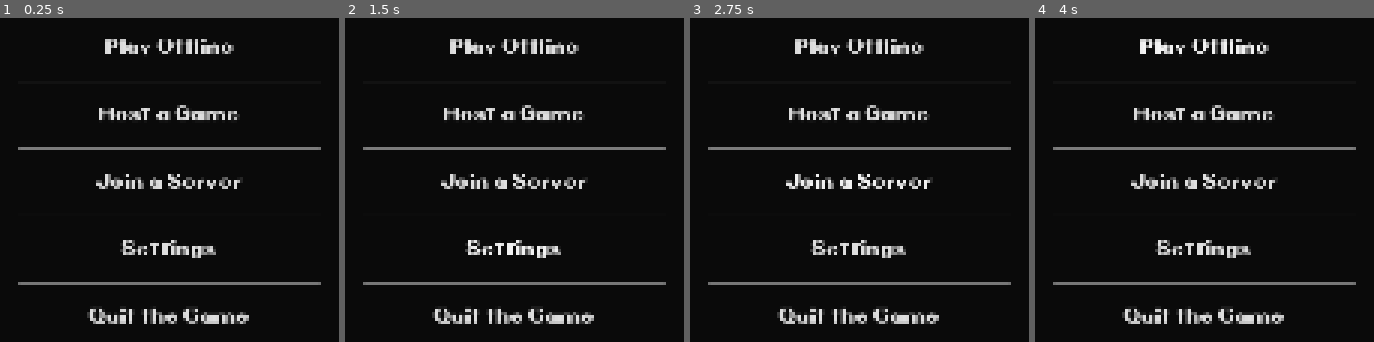
Above: before the commit, frames 1-4 (left to right).
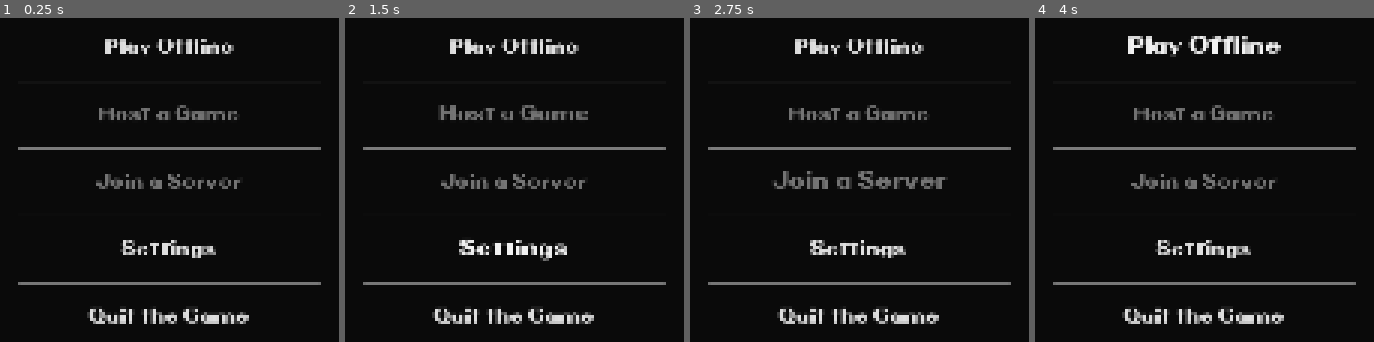
Above: after the commit, the same moments.

Repository: fonjik101/TicTacGo
Game: Godot game, scene res://Scenes/Menu.tscn
Two runs of this game, one before a commit and one after it. Both use one fixed random seed, a clock stepped at 60 frames per second and the inputs below.
Inputs (mouse positions are in pixels of both pictures, inside the frame that each line leads up to):
- Up to frame 1 (0.25 s): no input
- Up to frame 2 (1.5 s): click (514, 115) at 0.5 s, where only the run before the commit has a clickable "Host a Game"; click "Settings" at 1.25 s
- Up to frame 3 (2.75 s): click (859, 180) at 2 s, where only the run before the commit has a clickable "Join a Server"
- Up to frame 4 (4 s): click "Play Offline" at 2.75 s; click "Play Offline" at 3.5 s

The runs differ from the first frame. In frame 1, 1.7% of the frame differs, in the area x 28-71%, y 26-53%; in frame 2, 2.9%; in frame 3, 2.7%; in frame 4, 3.2%, in the area x 27-73%, y 5-53%.

Commit message:
Cleared up unnecessary files and added a bit of flavor to the main menu

Diff:
--- a/Scenes/Menu.tscn
+++ b/Scenes/Menu.tscn
@@ -32,65 +32,87 @@
 grow_vertical = 2
 theme_override_styles/panel = SubResource("StyleBoxEmpty_ly0qa")
 
-[node name="Buttons" type="VBoxContainer" parent="Interactables" unique_id=985321656]
-layout_mode = 1
-anchors_preset = 15
-anchor_right = 1.0
-anchor_bottom = 1.0
+[node name="Play" type="Button" parent="Interactables" unique_id=512130080]
+layout_mode = 0
 offset_left = 840.0
-offset_right = -840.0
-grow_horizontal = 2
-grow_vertical = 2
-alignment = 1
-
-[node name="Play" type="Button" parent="Interactables/Buttons" unique_id=512130080]
-layout_mode = 2
+offset_top = 419.0
+offset_right = 1080.0
+offset_bottom = 445.0
 theme_override_fonts/font = ExtResource("2_fnnrj")
+theme_override_font_sizes/font_size = 16
 text = "Play Offline"
 flat = true
 
-[node name="Separator" type="HSeparator" parent="Interactables/Buttons" unique_id=1737638677]
-layout_mode = 2
+[node name="Separator" type="HSeparator" parent="Interactables" unique_id=1737638677]
+layout_mode = 0
+offset_left = 840.0
+offset_top = 449.0
+offset_right = 1080.0
+offset_bottom = 469.0
 theme_override_constants/separation = 20
 
-[node name="Host" type="Button" parent="Interactables/Buttons" unique_id=527789535]
-layout_mode = 2
+[node name="Host" type="Button" parent="Interactables" unique_id=527789535]
+layout_mode = 0
+offset_left = 840.0
+offset_top = 473.0
+offset_right = 1080.0
+offset_bottom = 499.0
 theme_override_fonts/font = ExtResource("2_fnnrj")
+disabled = true
 text = "Host a Game"
 flat = true
 
-[node name="Separator2" type="HSeparator" parent="Interactables/Buttons" unique_id=1456961540]
-layout_mode = 2
+[node name="Separator2" type="HSeparator" parent="Interactables" unique_id=1456961540]
+layout_mode = 0
+offset_left = 840.0
+offset_top = 503.0
+offset_right = 1080.0
+offset_bottom = 523.0
 theme_override_constants/separation = 20
 
-[node name="Join" type="Button" parent="Interactables/Buttons" unique_id=1818471163]
-layout_mode = 2
+[node name="Join" type="Button" parent="Interactables" unique_id=1818471163]
+layout_mode = 0
+offset_left = 840.0
+offset_top = 527.0
+offset_right = 1080.0
+offset_bottom = 553.0
 theme_override_fonts/font = ExtResource("2_fnnrj")
+disabled = true
 text = "Join a Server"
 flat = true
 
-[node name="Separator3" type="HSeparator" parent="Interactables/Buttons" unique_id=574651368]
-layout_mode = 2
+[node name="Separator3" type="HSeparator" parent="Interactables" unique_id=574651368]
+layout_mode = 0
+offset_left = 840.0
+offset_top = 557.0
+offset_right = 1080.0
+offset_bottom = 577.0
 theme_override_constants/separation = 20
 
-[node name="Settings" type="Button" parent="Interactables/Buttons" unique_id=1047709478]
-layout_mode = 2
+[node name="Settings" type="Button" parent="Interactables" unique_id=1047709478]
+layout_mode = 0
+offset_left = 840.0
+offset_top = 581.0
+offset_right = 1080.0
+offset_bottom = 607.0
 theme_override_fonts/font = ExtResource("2_fnnrj")
 text = "Settings"
 flat = true
 
-[node name="Separator4" type="HSeparator" parent="Interactables/Buttons" unique_id=1200229940]
-layout_mode = 2
+[node name="Separator4" type="HSeparator" parent="Interactables" unique_id=1200229940]
+layout_mode = 0
+offset_left = 840.0
+offset_top = 611.0
+offset_right = 1080.0
+offset_bottom = 631.0
 theme_override_constants/separation = 20
 
-[node name="Quit" type="Button" parent="Interactables/Buttons" unique_id=1467752409]
-layout_mode = 2
+[node name="Quit" type="Button" parent="Interactables" unique_id=1467752409]
+layout_mode = 0
+offset_left = 840.0
+offset_top = 635.0
+offset_right = 1080.0
+offset_bottom = 661.0
 theme_override_fonts/font = ExtResource("2_fnnrj")
 text = "Quit the Game"
 flat = true
-
-[connection signal="pressed" from="Interactables/Buttons/Play" to="." method="_on_play_pressed"]
-[connection signal="pressed" from="Interactables/Buttons/Host" to="." method="_on_host_pressed"]
-[connection signal="pressed" from="Interactables/Buttons/Join" to="." method="_on_join_pressed"]
-[connection signal="pressed" from="Interactables/Buttons/Settings" to="." method="_on_settings_pressed"]
-[connection signal="pressed" from="Interactables/Buttons/Quit" to="." method="_on_quit_pressed"]
--- a/Scenes/World.tscn
+++ /dev/null
@@ -1,198 +0,0 @@
-[gd_scene format=3 uid="uid://glrj8vwv5tb0"]
-
-[ext_resource type="Script" uid="uid://bv5y40rtup8ss" path="res://Scripts/start_squence.gd" id="1_45d1s"]
-[ext_resource type="Texture2D" uid="uid://cokxrpwromvw5" path="res://Assets/Map/Elevator.png" id="1_j0p05"]
-[ext_resource type="PackedScene" uid="uid://d1uk2ejlaf103" path="res://Scenes/Tikky.tscn" id="2_5nsto"]
-[ext_resource type="Texture2D" uid="uid://buugl4u5hoe23" path="res://Assets/Map/Elevator Door.png" id="2_gjpho"]
-[ext_resource type="Texture2D" uid="uid://bp6vx3u062svt" path="res://Assets/Map/Placeholder Tiles.png" id="3_p70al"]
-[ext_resource type="Texture2D" uid="uid://dcfrjp1r85xq6" path="res://Assets/Animations/wait.png" id="4_y7y61"]
-
-[sub_resource type="Animation" id="Animation_p70al"]
-length = 0.001
-tracks/0/type = "value"
-tracks/0/imported = false
-tracks/0/enabled = true
-tracks/0/path = NodePath("../Tikky:visible")
-tracks/0/interp = 1
-tracks/0/loop_wrap = true
-tracks/0/keys = {
-"times": PackedFloat32Array(0),
-"transitions": PackedFloat32Array(1),
-"update": 1,
-"values": [false]
-}
-tracks/1/type = "value"
-tracks/1/imported = false
-tracks/1/enabled = true
-tracks/1/path = NodePath("Elevator:position")
-tracks/1/interp = 1
-tracks/1/loop_wrap = true
-tracks/1/keys = {
-"times": PackedFloat32Array(0),
-"transitions": PackedFloat32Array(1),
-"update": 0,
-"values": [Vector2(53.999996, -1236.0001)]
-}
-tracks/2/type = "value"
-tracks/2/imported = false
-tracks/2/enabled = true
-tracks/2/path = NodePath("Door:position")
-tracks/2/interp = 1
-tracks/2/loop_wrap = true
-tracks/2/keys = {
-"times": PackedFloat32Array(0),
-"transitions": PackedFloat32Array(1),
-"update": 0,
-"values": [Vector2(54.000004, -25)]
-}
-tracks/3/type = "value"
-tracks/3/imported = false
-tracks/3/enabled = true
-tracks/3/path = NodePath("Door:scale")
-tracks/3/interp = 1
-tracks/3/loop_wrap = true
-tracks/3/keys = {
-"times": PackedFloat32Array(0),
-"transitions": PackedFloat32Array(1),
-"update": 0,
-"values": [Vector2(0.745, 0.75)]
-}
-tracks/4/type = "value"
-tracks/4/imported = false
-tracks/4/enabled = true
-tracks/4/path = NodePath("Wait:visible")
-tracks/4/interp = 1
-tracks/4/loop_wrap = true
-tracks/4/keys = {
-"times": PackedFloat32Array(0),
-"transitions": PackedFloat32Array(1),
-"update": 1,
-"values": [false]
-}
-
-[sub_resource type="Animation" id="Animation_gjpho"]
-resource_name = "StartSquence"
-length = 6.0
-step = 0.1
-tracks/0/type = "value"
-tracks/0/imported = false
-tracks/0/enabled = true
-tracks/0/path = NodePath("../Tikky:visible")
-tracks/0/interp = 1
-tracks/0/loop_wrap = true
-tracks/0/keys = {
-"times": PackedFloat32Array(0, 1.01, 5),
-"transitions": PackedFloat32Array(1, 1, 1),
-"update": 1,
-"values": [false, false, true]
-}
-tracks/1/type = "value"
-tracks/1/imported = false
-tracks/1/enabled = true
-tracks/1/path = NodePath("Elevator:position")
-tracks/1/interp = 1
-tracks/1/loop_wrap = true
-tracks/1/keys = {
-"times": PackedFloat32Array(0, 0.9, 1, 5, 6),
-"transitions": PackedFloat32Array(0.5, 0.5, 2, 2, 0.5),
-"update": 0,
-"values": [Vector2(53.999996, -3967), Vector2(53.999996, -3967), Vector2(53.999996, -1236.0001), Vector2(53.999996, -1236.0001), Vector2(53.999996, -3967)]
-}
-tracks/2/type = "value"
-tracks/2/imported = false
-tracks/2/enabled = true
-tracks/2/path = NodePath("Door:position")
-tracks/2/interp = 1
-tracks/2/loop_wrap = true
-tracks/2/keys = {
-"times": PackedFloat32Array(0, 0.9, 1, 5, 6),
-"transitions": PackedFloat32Array(0.5, 0.5, 2, 2, 0.5),
-"update": 0,
-"values": [Vector2(-99.85, -2756), Vector2(-99.85, -2756), Vector2(-99.85, -25), Vector2(-99.85, -25), Vector2(-99.85, -2756)]
-}
-tracks/3/type = "value"
-tracks/3/imported = false
-tracks/3/enabled = true
-tracks/3/path = NodePath("Door:scale")
-tracks/3/interp = 1
-tracks/3/loop_wrap = true
-tracks/3/keys = {
-"times": PackedFloat32Array(1, 2, 3.2, 3.8, 5),
-"transitions": PackedFloat32Array(0.5, 0.5, 0.5, 0.5, 0.5),
-"update": 0,
-"values": [Vector2(0.745, 0.75), Vector2(0.745, 0.75), Vector2(0, 0.75), Vector2(0, 0.75), Vector2(0.745, 0.75)]
-}
-tracks/4/type = "value"
-tracks/4/imported = false
-tracks/4/enabled = true
-tracks/4/path = NodePath("Wait:visible")
-tracks/4/interp = 1
-tracks/4/loop_wrap = true
-tracks/4/keys = {
-"times": PackedFloat32Array(0, 3, 5),
-"transitions": PackedFloat32Array(1, 1, 1),
-"update": 1,
-"values": [false, true, false]
-}
-
-[sub_resource type="AnimationLibrary" id="AnimationLibrary_p70al"]
-_data = {
-&"RESET": SubResource("Animation_p70al"),
-&"StartSquence": SubResource("Animation_gjpho")
-}
-
-[sub_resource type="TileSetAtlasSource" id="TileSetAtlasSource_45d1s"]
-texture = ExtResource("3_p70al")
-texture_region_size = Vector2i(256, 256)
-0:0/0 = 0
-0:0/0/physics_layer_0/polygon_0/points = PackedVector2Array(-128, -128, 128, -128, 128, 128, -128, 128)
-1:0/0 = 0
-1:0/0/physics_layer_0/polygon_0/points = PackedVector2Array(-128, -128, 128, -128, 128, 128, -128, 128)
-0:1/0 = 0
-
-[sub_resource type="TileSet" id="TileSet_y7y61"]
-tile_size = Vector2i(256, 256)
-physics_layer_0/collision_layer = 1
-sources/0 = SubResource("TileSetAtlasSource_45d1s")
-
-[node name="World" type="Node2D" unique_id=2027492772]
-
-[node name="StartSquence" type="Node2D" parent="." unique_id=486835086]
-position = Vector2(0, 133)
-script = ExtResource("1_45d1s")
-
-[node name="Elevator" type="Sprite2D" parent="StartSquence" unique_id=1983815163]
-position = Vector2(53.999996, -1236.0001)
-scale = Vector2(0.75, 0.75)
-texture = ExtResource("1_j0p05")
-
-[node name="Door" type="Sprite2D" parent="StartSquence" unique_id=14904706]
-position = Vector2(54.000004, -25)
-scale = Vector2(0.745, 0.75)
-texture = ExtResource("2_gjpho")
-offset = Vector2(203.675, 0)
-
-[node name="AnimationPlayer" type="AnimationPlayer" parent="StartSquence" unique_id=1993511747]
-libraries/ = SubResource("AnimationLibrary_p70al")
-autoplay = &"StartSquence"
-
-[node name="Wait" type="Sprite2D" parent="StartSquence" unique_id=991933888]
-visible = false
-position = Vector2(63, 133)
-scale = Vector2(0.97, 0.97)
-texture = ExtResource("4_y7y61")
-
-[node name="Map" type="TileMap" parent="." unique_id=351018112]
-tile_set = SubResource("TileSet_y7y61")
-format = 2
-layer_0/tile_data = PackedInt32Array(2031620, 0, 0, 131072, 0, 0, 196608, 0, 1, 262144, 0, 1, 327680, 0, 1, 393216, 0, 1, 458752, 0, 1, 524288, 0, 1, 589824, 0, 1, 196607, 65536, 0, 131073, 65536, 0, 131074, 65536, 0, 131075, 65536, 0, 131076, 0, 0, 131077, 65536, 0, 131078, 65536, 0, 196613, 0, 1, 262149, 0, 1, 327685, 0, 1, 393221, 0, 1, 458757, 0, 1, 524293, 0, 1, 589829, 0, 1, 655365, 0, 1, 655360, 0, 1, 196606, 65536, 0)
-
-[node name="Tikky" parent="." unique_id=1861088401 instance=ExtResource("2_5nsto")]
-visible = false
-position = Vector2(64, 266)
-scale = Vector2(0.985, 0.985)
-speed = 600.0
-sprint_speed = 900.0
-jump_force = -600.0
-sprint_jump_force = -750.0
-gravity = 600.0
--- a/Scripts/MainMenuFunction.gd
+++ b/Scripts/MainMenuFunction.gd
@@ -1,21 +1,89 @@
 extends Control
 
+@export var small_scale = 1.0
+@export var big_scale = 1.2
+@export var pressed_scale = 0.6
+@export var speed = 5.0
 
-func _on_play_pressed() -> void:
-	pass # Replace with function body.
+@onready var play_button: Button = $Interactables/Play
+@onready var host_button: Button = $Interactables/Host
+@onready var join_button: Button = $Interactables/Join
+@onready var settings_button: Button = $Interactables/Settings
+@onready var quit_button: Button = $Interactables/Quit
 
+var GLOBAL_DELTA: float
 
-func _on_host_pressed() -> void:
-	pass # Replace with function body.
+func _ready() -> void:
+	#МНЕ БЫЛО ЛЕНЬ ДЕЛАТЬ ЭТО В РЕДАКТОРЕ ТАК ЧТО... ДА
+	_set_button_offset(play_button)
+	_set_button_offset(host_button)
+	_set_button_offset(join_button)
+	_set_button_offset(settings_button)
+	_set_button_offset(quit_button)
 
+func _set_button_offset(current_button: Button):
+	current_button.pivot_offset = Vector2(
+		current_button.size.x/2,
+		current_button.size.y/2
+		)
 
-func _on_join_pressed() -> void:
-	pass # Replace with function body.
+func _process(delta: float) -> void:
+	#МНЕ БЫЛО ЛЕНЬ ПРИДУМЫВАТЬ ЧТО-ТО ТАК ЧТО Я ПРОСТО СДЕЛАЛ GLOBAL_DELTA
+	GLOBAL_DELTA = delta
 
-
-func _on_settings_pressed() -> void:
-	pass # Replace with function body.
-
-
-func _on_quit_pressed() -> void:
-	get_tree().quit()
+	#ФУНКЦИЯ IS_HOVERED ДЛЯ КНОПОК
+	#START
+	if play_button.is_hovered():
+		play_button.scale = Vector2(
+			lerpf(play_button.scale.x, big_scale, delta * speed),
+			lerpf(play_button.scale.y, big_scale, delta * speed)
+			)
+	else:
+		play_button.scale = Vector2(
+			lerpf(play_button.scale.x, small_scale, delta * speed),
+			lerpf(play_button.scale.y, small_scale, delta * speed)
+			)
+	#HOST
+	if host_button.is_hovered():
+		host_button.scale = Vector2(
+			lerpf(host_button.scale.x, big_scale, delta * speed),
+			lerpf(host_button.scale.y, big_scale, delta * speed)
+			)
+	else:
+		host_button.scale = Vector2(
+			lerpf(host_button.scale.x, small_scale, delta * speed),
+			lerpf(host_button.scale.y, small_scale, delta * speed)
+			)
+	#JOIN
+	if join_button.is_hovered():
+		join_button.scale = Vector2(
+			lerpf(join_button.scale.x, big_scale, delta * speed),
+			lerpf(join_button.scale.y, big_scale, delta * speed)
+			)
+	else:
+		join_button.scale = Vector2(
+			lerpf(join_button.scale.x, small_scale, delta * speed),
+			lerpf(join_button.scale.y, small_scale, delta * speed)
+			)
+	#SETTINGS
+	if settings_button.is_hovered():
+		settings_button.scale = Vector2(
+			lerpf(settings_button.scale.x, big_scale, delta * speed),
+			lerpf(settings_button.scale.y, big_scale, delta * speed)
+			)
+	else:
+		settings_button.scale = Vector2(
+			lerpf(settings_button.scale.x, small_scale, delta * speed),
+			lerpf(settings_button.scale.y, small_scale, delta * speed)
+			)
+	#QUIT
+	if quit_button.is_hovered():
+		quit_button.scale = Vector2(
+			lerpf(quit_button.scale.x, big_scale, delta * speed),
+			lerpf(quit_button.scale.y, big_scale, delta * speed)
+			)
+	else:
+		quit_button.scale = Vector2(
+			lerpf(quit_button.scale.x, small_scale, delta * speed),
+			lerpf(quit_button.scale.y, small_scale, delta * speed)
+			)
--- a/project.godot
+++ b/project.godot
@@ -17,13 +17,14 @@
 config/name="TicTacGO"
 run/main_scene="res://Scenes/Menu.tscn"
 config/features=PackedStringArray("4.6", "GL Compatibility")
-config/icon="res://Assets/Icon.png"
+config/icon="uid://chtyg05uyf2wq"
+config/size/mode=2
 
 [display]
 
 window/size/viewport_width=1920
 window/size/viewport_height=1080
-window/size/mode=2
+window/size/mode=3
 window/size/resizable=false
 window/size/borderless=true
 
Renamed: Assets/Icon.png -> Icon.png
Not shown, changed: Icon.png.import
